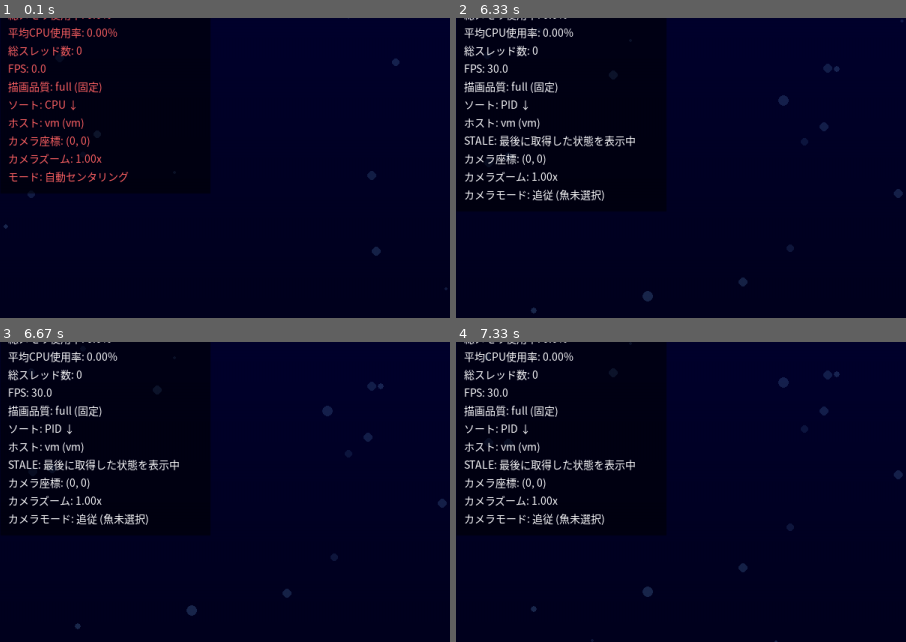
Above: before the commit, frames 1-4 (two rows, left to right).
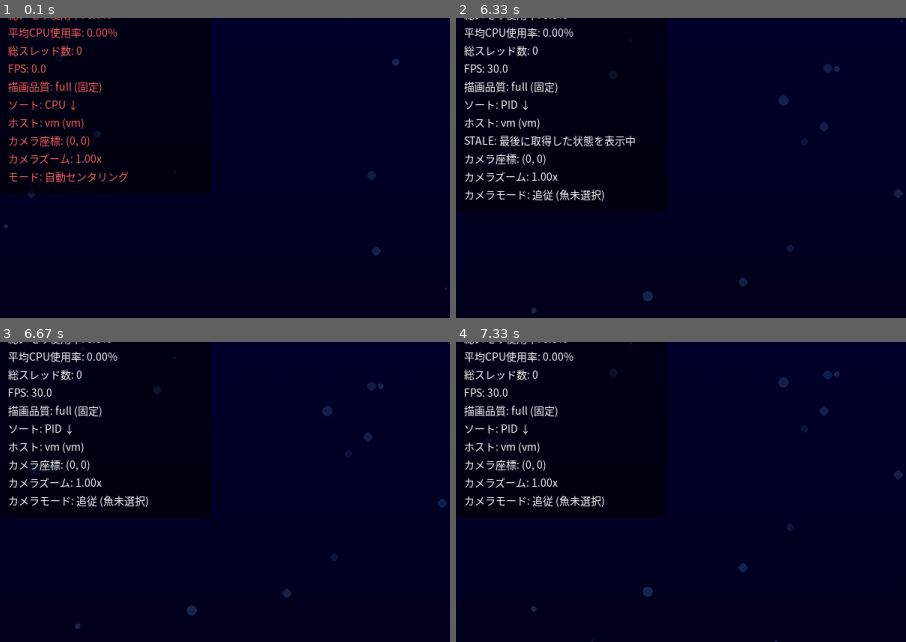
Above: after the commit, the same moments.

Repository: mouri-lab/process-aquarium
Game: pygame game, started from main.py
Same seed, same stepped clock (60 frames per second), same inputs: the game is played once before the commit and once after it.
Inputs (mouse positions are % of the whole screen's width and height, from its top left):
- Up to frame 1 (0.1 s): no input
- Up to frame 2 (6.33 s): tap C at 0.33 s; hold D 0.67-1.13 s; move the mouse to (51, 56) at 0.7 s; click "ホスト: vm (vm)" at 1.22 s; click (65, 15) at 2.05 s; hold S 2.33-2.63 s; move the mouse to (87, 85) at 2.37 s; hold S 3.33-3.7 s; hold S 4.73-5.03 s; hold D 5.07-5.7 s; click "ソート: PID ↓" at 5.78 s; tap I at 6.07 s
- Up to frame 3 (6.67 s): no input
- Up to frame 4 (7.33 s): no input
The pictures show only the part of the screen within x 1-51%, y 14-64%; the shares and areas given below are measured in that part.

Frames 1-2 are identical in both runs. In frame 3, 2.2% of the frame differs, in the area x 1-40%, y 39-61%; in frame 4, 2.2%.

Commit message:
fix: prevent old peer measurements crossing host identity changes

Diff:
--- a/src/server.py
+++ b/src/server.py
@@ -9,6 +9,7 @@
 from pathlib import Path
 import threading
 import time
+from typing import Optional
 from urllib.parse import parse_qs, urlsplit
 
 from .telemetry import MAX_BODY_BYTES, NetworkFlow, ProtocolError, Snapshot, snapshot_from_bytes
@@ -48,6 +49,7 @@
     received_at: float
     received_monotonic: float
     retired_sessions: set[str] = field(default_factory=set)
+    peer_epoch: Optional[float] = None
 
 
 class SnapshotStore:
@@ -76,8 +78,15 @@
             self._expire(now)
             previous = self._hosts.get(snapshot.host_id)
             retired = set()
+            peer_epoch = previous.peer_epoch if previous else None
             if previous:
                 old = previous.snapshot
+                def peer_identity(state):
+                    a = state.network_peers
+                    return (state.boot_id, state.session_id, None if a is None else
+                            (a.network_scope, a.interface, a.addresses))
+                if peer_identity(snapshot) != peer_identity(old):
+                    peer_epoch = now
                 retired = previous.retired_sessions
                 if snapshot.session_id == old.session_id:
                     if snapshot.sequence == old.sequence and snapshot == old:
@@ -96,7 +105,7 @@
                     retired = retired | {old.session_id}
             elif len(self._hosts) >= self.max_hosts:
                 raise CapacityError("Host capacity reached")
-            self._hosts[snapshot.host_id] = _Host(snapshot, self._wall_clock(), now, retired)
+            self._hosts[snapshot.host_id] = _Host(snapshot, self._wall_clock(), now, retired, peer_epoch)
             return True
 
     def _status(self, host, now):
@@ -139,7 +148,9 @@
             self._expire(now)
             hosts = [(host.snapshot, max(0, now - host.received_monotonic))
                      for host in self._hosts.values()]
-        return resolve_transfers(hosts, stale_after=self.stale_after)
+            epochs = {key: max(0, now - host.peer_epoch) for key, host in self._hosts.items()
+                      if host.peer_epoch is not None}
+        return resolve_transfers(hosts, stale_after=self.stale_after, epochs=epochs)
 
     def network_flows(self, limit=512) -> list[dict]:
         """Correlate client/listener sockets observed on different hosts.
--- a/src/transfers.py
+++ b/src/transfers.py
@@ -3,7 +3,7 @@
 from collections import defaultdict
 
 
-def resolve_transfers(hosts, *, stale_after, limit=512):
+def resolve_transfers(hosts, *, stale_after, limit=512, epochs=None):
     """hosts contains (snapshot, monotonic receipt age). Sender wins per direction.
 
     Different observation windows are never added or compared by maximum. An
@@ -56,6 +56,12 @@
             continue
         snapshot, age = live[owner]
         activity = snapshot.network_peers
+        # After an observed reboot, session or address change, wait for a full
+        # new observation window. An older peer sample cannot be rebound to the
+        # newly registered identity. Receipt times use only the server's clock.
+        if any(age + activity.interval_seconds > (epochs or {}).get(h, float("inf"))
+               for h in (sender, receiver)):
+            continue
         result.append({
             "source": identity(live[sender][0]), "target": identity(live[receiver][0]),
             "observer": {**identity(snapshot), "sequence": snapshot.sequence,
--- a/tests/test_peer_telemetry.py
+++ b/tests/test_peer_telemetry.py
@@ -80,3 +80,19 @@
     store.publish(host("a", "10.0.0.1", (PeerTraffic("10.0.0.2", 100, 0), PeerTraffic("fd00::2", 200, 0))))
     store.publish(host("b", "10.0.0.2", addresses=("10.0.0.2", "fd00::2")))
     assert store.network_transfers()[0]["bytes"] == 300
+
+
+def test_peer_restart_cannot_rebind_old_observation_to_new_session():
+    now = [0]
+    store = SnapshotStore(clock=lambda: now[0])
+    a = host("a", "10.0.0.1", (PeerTraffic("10.0.0.2", 100, 0),))
+    b = host("b", "10.0.0.2")
+    store.publish(a)
+    store.publish(b)
+    assert len(store.network_transfers()) == 1
+    now[0] = 1
+    store.publish(replace(b, session_id="restarted", boot_id="new-boot"))
+    assert store.network_transfers() == []
+    now[0] = 2.1
+    store.publish(replace(a, sequence=2))
+    assert store.network_transfers()[0]["target"]["boot_id"] == "new-boot"
--- a/tests/test_server.py
+++ b/tests/test_server.py
@@ -156,3 +156,11 @@
     with pytest.raises(RemoteError) as exc:
         APIClient(client.server).request("GET", "/api/v1/flows")
     assert exc.value.status == 401
+
+
+def test_network_transfers_require_authentication(service):
+    _, client = service
+    assert client.request("GET", "/api/v1/transfers") == {"transfers": []}
+    with pytest.raises(RemoteError) as exc:
+        APIClient(client.server).request("GET", "/api/v1/transfers")
+    assert exc.value.status == 401
